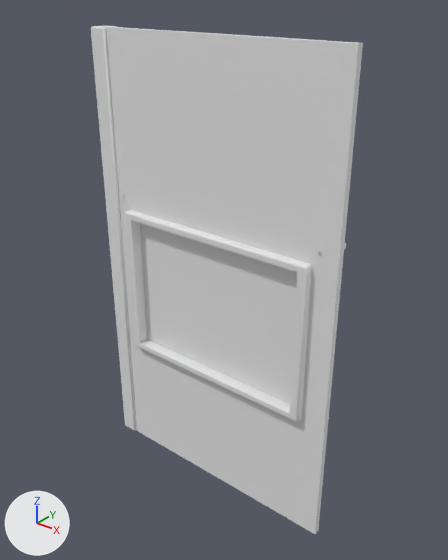
The FBX model Assets/fbx/room/wall_window_regular_02.fbx as it was, and as the next commit left it.
Camera for both pictures: a 50 mm lens placed at (2.59, -3.1, 3.8), pointed at (0.03, 0.1, 1.82). The axes (+X, +Y, +Z) are drawn at lower left. The lights are the same throughout. Objects named as collision shapes, trigger or cutter boxes, shadow casters or lower levels of detail are left out. Where no turn or scale is listed for an object, it has been applied to the vertices. Vertices at the same position are counted once.

In view in the first picture: 'curtain.001', 'room_Cube.006', 'room_Cube.007', 'room_column_l.010', 'room_wall_window_regular_v2'.
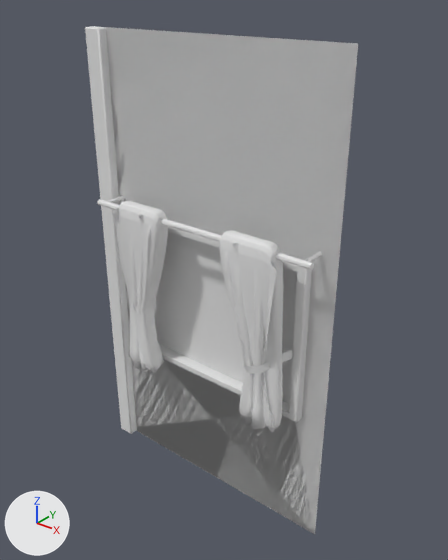
What differs and where, as boxes (x1, y1, x2, y2) in the pictures (448 x 560 px):
'room_wall_window_regular_v2', reshaped: before (105, 27, 363, 534); after (105, 27, 358, 534)
'room_column_l.010', moved: before (91, 25, 137, 431); after (85, 26, 137, 434)
'room_wall_collider_r.001', turned, moved, rescaled (not visible before): after (220, 231, 283, 429)
'room_wall_collider_l.001', turned, moved, rescaled (not visible before): after (117, 201, 168, 370)
'curtainshort_r.001', turned (not visible before): after (225, 243, 292, 433)
'curtainshort_l.001', turned (not visible before): after (112, 208, 164, 373)
'curtain.001', turned: before (123, 196, 346, 256); after (97, 196, 322, 270)
part 1 of me_mesh_002, cut back: before (111, 27, 363, 534); after (105, 27, 358, 533)

The change, as a diff of the scene's bpy script:
```diff
--- a/Assets/fbx/room/wall_window_regular_02.fbx.py
+++ b/Assets/fbx/room/wall_window_regular_02.fbx.py
@@ me_mesh_002 @@
 me_mesh_002.from_pydata(...)  # 16 vertices, 12 faces; spans x -1.0..1.0, y 0.0..3.5, z 0.0..0.05
 # used by ob_room_wall_window_regular_v2; location = (0.0, 0.0, 0.0); rotation_euler = (1.571, 0.0, -3.142), in degrees (90, 0, -180)
 # verts and faces of me_mesh_002; kept vertices keep their numbers, new ones are numbered from 16
 # before: 0 (1.0, 0.0, 0.0) at pixel (131, 427), 1 (1.0, 3.5, 0.0) at pixel (98, 26), 2 (1.0, 0.0, 0.05), 3 (1.0, 3.5, 0.05) at pixel (104, 26), 4 (-1.0, 0.0, 0.0) at pixel (315, 534)
 # before: 5 (-1.0, 3.5, 0.0) at pixel (358, 43), 6 (-1.0, 0.0, 0.05) at pixel (318, 530), 7 (-1.0, 3.5, 0.05) at pixel (362, 42), 8 (-0.75, 1.05, 0.0), 9 (-0.75, 1.05, 0.05)
 # before: 10 (-0.75, 2.15, 0.0), 11 (-0.75, 2.15, 0.05), 12 (0.75, 2.15, 0.0), 13 (0.75, 2.15, 0.05), 14 (0.75, 1.05, 0.0) at pixel (144, 340)
 # before: 15 (0.75, 1.05, 0.05)
+# me_mesh_002 part 1
+delete_vertices([2, 3, 6, 7, 9, 11, 13, 15])  # with the faces that use them
+verts[16] = (0.75, 1.05, 0.0)
+faces += [(0, 1, 5, 10, 12, 16), (0, 16, 8, 10, 5, 4)]
 me_mesh_002.materials.append(mat_room_wall_02_mat)
@@ ob_curtain_001 @@
 ob_curtain_001.location = (0.0, 0.0, 0.0)
+ob_curtain_001.rotation_euler = (0.0, -3.142, 0.0)  # degrees (0, -180, 0)
@@ ob_room_wall_collider_r_001 @@
 ob_room_wall_collider_r_001.parent = ob_room_wall_window_collider_001
-ob_room_wall_collider_r_001.location = (0.0, -7.562, -88.35)
-ob_room_wall_collider_r_001.scale = (38.6, 38.6, 38.6)
+ob_room_wall_collider_r_001.location = (0.0, 0.0, 0.0)
+ob_room_wall_collider_r_001.rotation_euler = (-1.571, 3.142, 0.0)  # degrees (-90, 180, 0)
@@ ob_room_wall_collider_l_001 @@
 ob_room_wall_collider_l_001.parent = ob_room_wall_window_collider_001
-ob_room_wall_collider_l_001.location = (0.0, -7.562, -88.35)
-ob_room_wall_collider_l_001.scale = (11.5, 11.5, 11.5)
+ob_room_wall_collider_l_001.location = (0.0, 0.0, 0.0)
+ob_room_wall_collider_l_001.rotation_euler = (-1.571, 3.142, 0.0)  # degrees (-90, 180, 0)
+ob_room_wall_collider_l_001.scale = (0.297, 0.297, 0.297)
@@ ob_room_column_l_010 @@
 ob_room_column_l_010 = bpy.data.objects.new('room_column_l.010', me_mesh_007)
-ob_room_column_l_010.location = (-1.0, 0.05, 0.0)
+ob_room_column_l_010.location = (-1.0, 0.0, 0.0)
```
